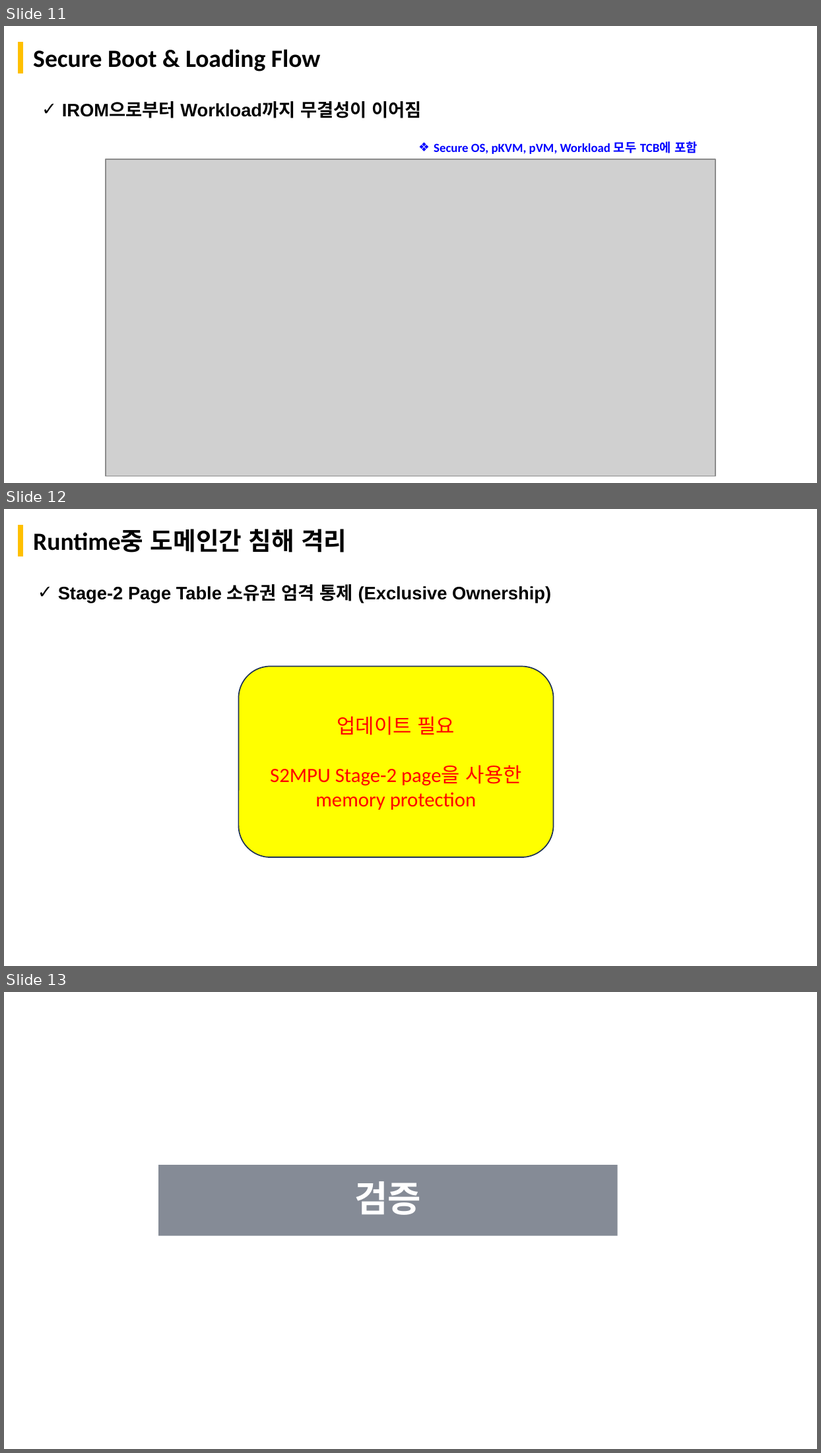
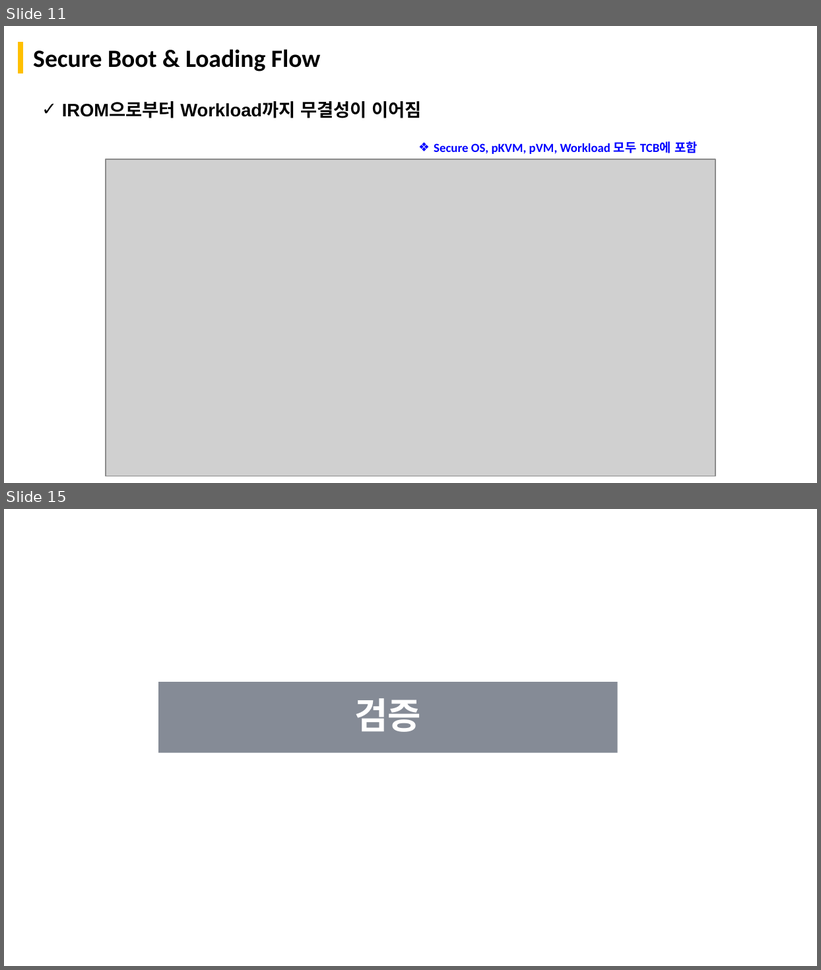
Before and after one commit to boram1288/test-p, a slide deck: ppt/SW_Architect_개인과제_appendix.pptx. Shown one above the other, each under a label of ours: slides 11, 12 and 13 before the commit, slides 11 and 15 after it; the slides between them are not shown. The pictures are 821x1453 and 821x970 pixels, drawn with LibreOffice and Linux fonts; fonts in the diff are those of the drawing; grey boxes stand for pictures; background and template pictures are left out. Boxes give left, top, right and bottom in pixels: in the first picture for what was removed or moved away, otherwise in the second. Text is boxed around its words. In the diff, an @@ line names an element or a change of style, - is before the commit and + after.

```diff
--- a/ppt/SW_Architect_개인과제_appendix.pptx
+++ b/ppt/SW_Architect_개인과제_appendix.pptx
@@ slide 12 removed at <box>4,509,817,966</box>, background #FFFFFF; not listed: 1 template element that a slide beside it also shows @@
@@ title removed at <box>33,529,347,553</box> @@
-Runtime중 도메인간 침해 격리
@@ text removed at <box>58,584,551,603</box> @@
-✓ Stage-2 Page Table 소유권 엄격 통제 (Exclusive Ownership)
@@ rounded rectangle removed at <box>239,667,554,858</box> @@
-업데이트 필요
-S2MPU Stage-2 page을 사용한 memory protection
@@ what was slide 13 is now slide 15 @@
```
Also in this commit, not shown: 2 slides changed, 3 slides added, 19 other files.
